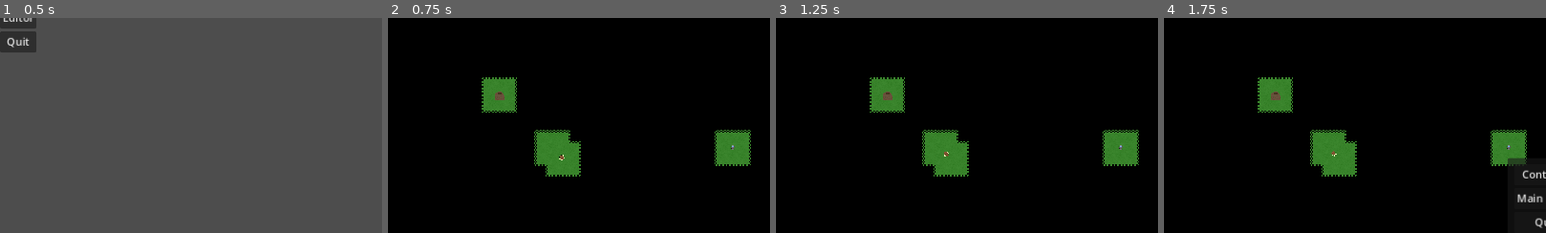
Above: before the commit, frames 1-4 (left to right).
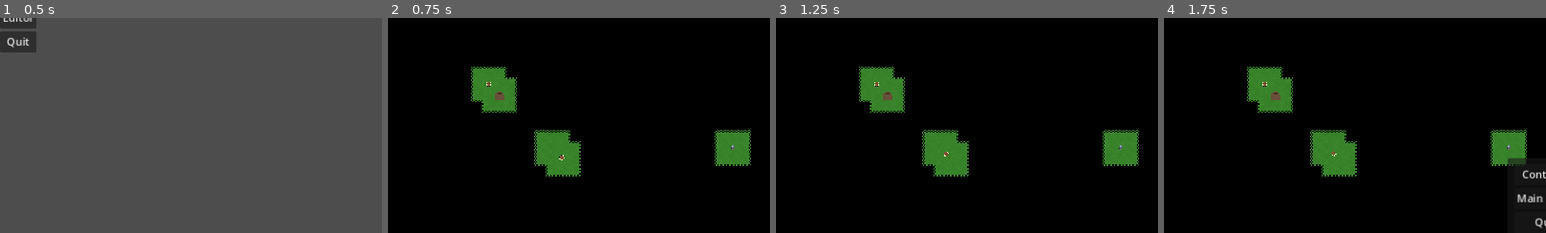
Above: after the commit, the same moments.

Repository: wssuomi/pirate-jam-14
Game: Godot game, scene res://scenes/main_menu.tscn
Two runs of this game, one before a commit and one after it. Both use one fixed random seed, a clock stepped at 60 frames per second and the inputs below.
Inputs (mouse positions are % of the whole screen's width and height, from its top left):
- Up to frame 1 (0.5 s): no input
- Up to frame 2 (0.75 s): click "Play" at 0.5 s
- Up to frame 3 (1.25 s): no input
- Up to frame 4 (1.75 s): click (2, 3) at 1.25 s
The pictures show only the part of the screen within x 0-50%, y 8-58%; the shares and areas given below are measured in that part.

Frame 1 is identical in both runs. In frame 2, 0.7% of the frame differs, in the area x 21-31%, y 22-40%; in frame 3, 0.7%; in frame 4, 0.7%.

Commit message:
added random walking for bugs

Diff:
--- a/scenes/bug.tscn
+++ b/scenes/bug.tscn
@@ -332,3 +332,9 @@
 [node name="CollisionShape2D" type="CollisionShape2D" parent="."]
 position = Vector2(0, -1)
 shape = SubResource("RectangleShape2D_sy38v")
+
+[node name="RandomWalkTimer" type="Timer" parent="."]
+wait_time = 9.0
+autostart = true
+
+[connection signal="timeout" from="RandomWalkTimer" to="." method="_on_random_walk_timer_timeout"]
--- a/scenes/nest.tscn
+++ b/scenes/nest.tscn
@@ -15,7 +15,7 @@
 texture = SubResource("AtlasTexture_pq4f5")
 
 [node name="SpawnTimer" type="Timer" parent="."]
-wait_time = 5.0
+wait_time = 60.0
 autostart = true
 
 [node name="CheckTimer" type="Timer" parent="."]
--- a/scripts/bug.gd
+++ b/scripts/bug.gd
@@ -11,14 +11,16 @@
 enum Directions {Up, UpRight, UpLeft, Down, DownLeft, DownRight, Left, Right}
 
 var move_queue: Array[Vector2i] = []
-var state: States = States.Guard
+var state: States = States.Idle
 var look_dir: Directions = Directions.Down
+var random_walk_range = 1
+var rng = RandomNumberGenerator.new()
 
-enum States {Guard, Walk, Attack}
+enum States {Idle, Walk, Attack}
 
 func _process(delta):
 	match state:
-		States.Guard:
+		States.Idle:
 			if move_queue != []:
 				if move_queue[0] not in enemies and move_queue[0] not in units and main.is_walkable(main.tiles[move_queue[0]]):
 					state = States.Walk
@@ -63,7 +65,7 @@
 			var destination = map.map_to_local(move_queue[0])
 			global_position = global_position.move_toward(destination, SPEED * delta)
 			if global_position == destination:
-				state = States.Guard
+				state = States.Idle
 				move_queue.remove_at(0)
 				match look_dir:
 					Directions.Up:
@@ -82,3 +84,16 @@
 						bug_sprite.play("idle_up_right")
 					Directions.DownRight:
 						bug_sprite.play("idle_down_right")
+
+func random_walk():
+	var pos = main.map.local_to_map(self.global_position)
+	var offset = Vector2i(rng.randi_range(-random_walk_range, random_walk_range), rng.randi_range(-random_walk_range,random_walk_range))
+	var tile_pos = pos + offset
+	if tile_pos.x >= 0 and tile_pos.x < main.GRID_WIDTH and tile_pos.y >= 0 and tile_pos.y < main.GRID_HEIGHT:
+		if tile_pos not in enemies and tile_pos not in units and main.is_walkable(main.tiles[tile_pos]):
+			return main.find_path(pos,tile_pos)
+	return []
+
+func _on_random_walk_timer_timeout():
+	if state == States.Idle:
+		move_queue.append_array(random_walk())
--- a/scripts/nest.gd
+++ b/scripts/nest.gd
@@ -46,3 +46,7 @@
 		change_spawn_cooldown(SpawnCooldowns.MediumPollution)
 	if tile.pollution > 20:
 		change_spawn_cooldown(SpawnCooldowns.HighPollution)
+
+func _ready():
+	change_spawn_cooldown(SpawnCooldowns.Normal)
+	try_spawn_random()
